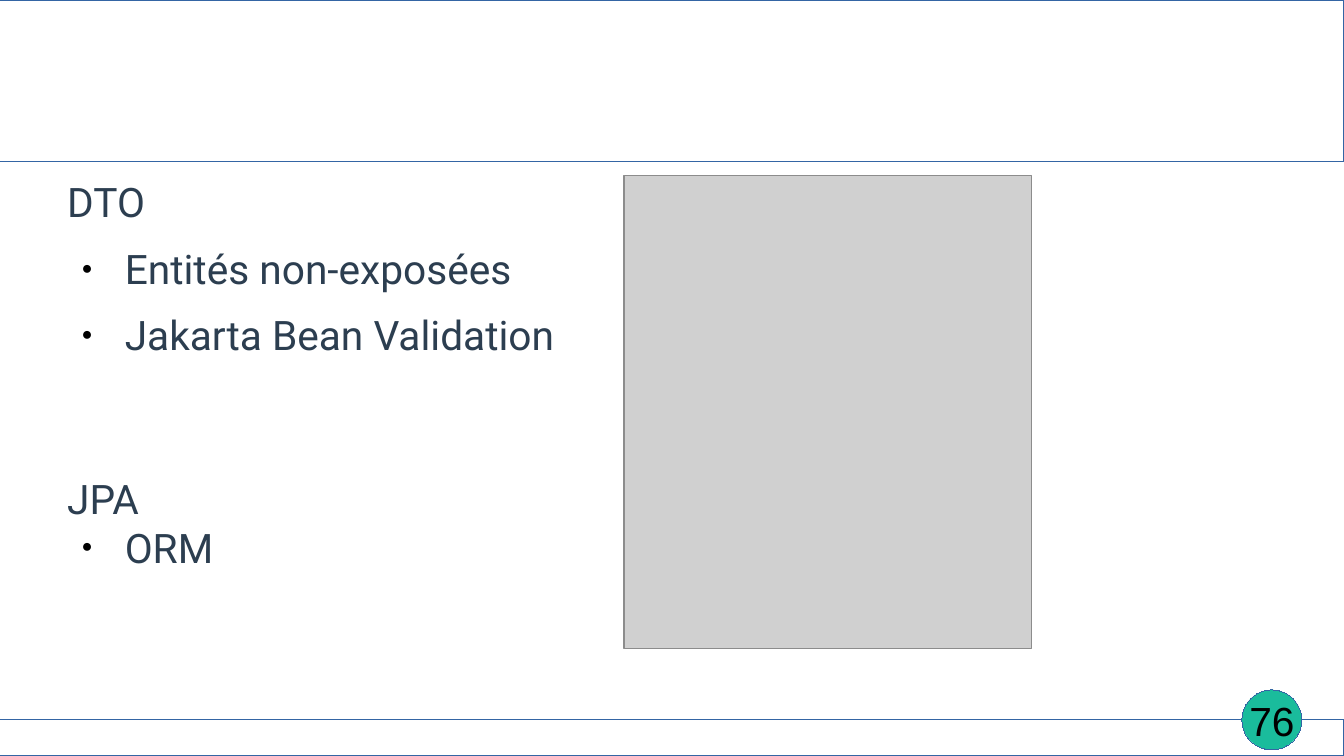
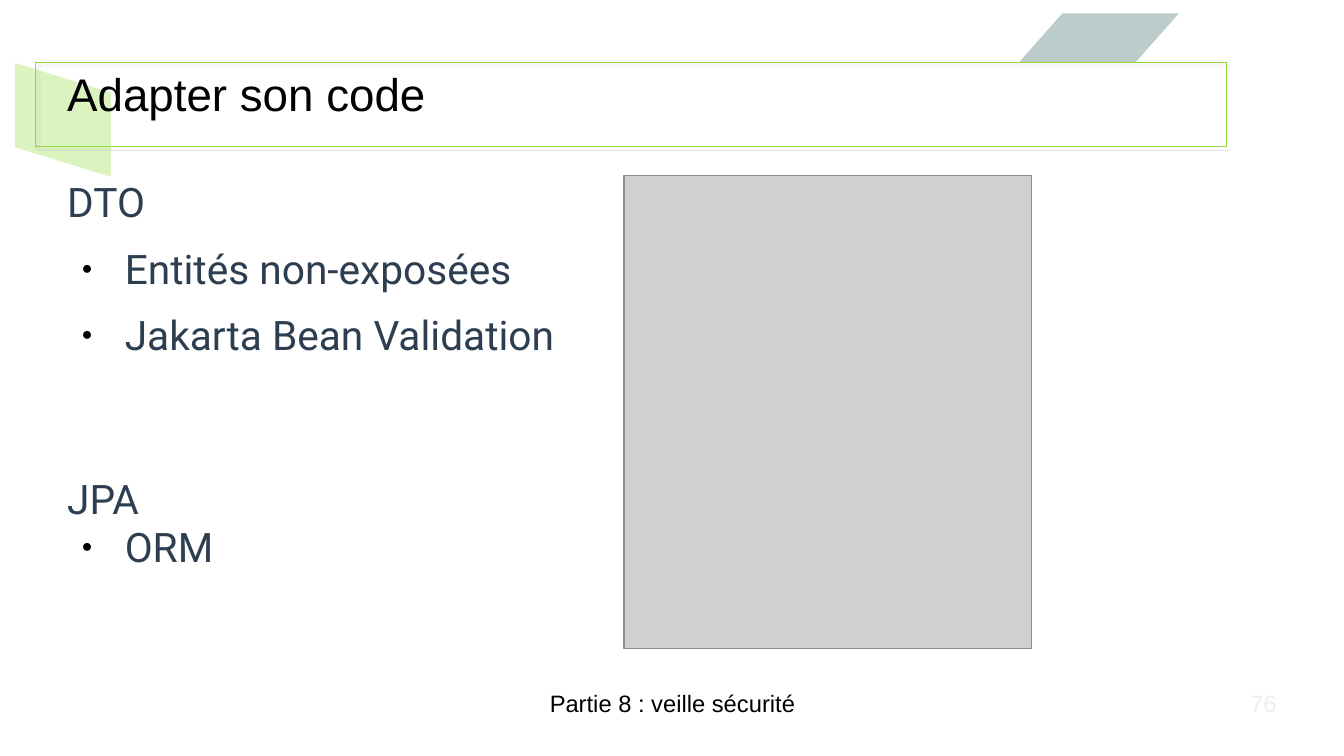
Before and after one commit to EmmaBroudic/Projet-Nooky, a slide deck: slide 76 of doc/Nooky4.odp. Drawn at 1344x756 pixels with LibreOffice and Linux fonts; fonts in the diff are those of the drawing; grey boxes stand for pictures. Boxes give left, top, right and bottom in pixels: in the first picture for what was removed or moved away, otherwise in the second. Text is boxed around its words. In the diff, an @@ line names an element or a change of style, - is before the commit and + after.

```diff
--- a/doc/Nooky4.odp
+++ b/doc/Nooky4.odp
@@ parallelogram added at (1020,13,1179,63), fill #81ACA6 at 39% opacity @@
@@ parallelogram added at (15,63,112,177), fill #B5E77D at 49% opacity @@
@@ rectangle: place and size @@
-rectangle at (0,0,1344,162)
+rectangle at (37,63,1228,148)
@@ rectangle at (37,63,1228,148): outline #3465A4 0 pt to #91D93F 0 pt; shadow on @@
@@ title added at (67,78,425,120), 27 pt, text #000000 @@
+Adapter son code
@@ text "Partie 8 : veille sécurité": place and size @@
-text "Partie 8 : veille sécurité" at (503,755,842,756)
+text "Partie 8 : veille sécurité" at (550,694,795,713)
@@ text "Partie 8 : veille sécurité" at (550,694,795,713): size 18 to 14 pt, font Karla to Arial, text colour #FFFFFF to #000000, bold off @@
@@ ellipse removed at (1243,690,1303,750) @@
@@ page number removed at (1249,707,1294,743) @@
-76
@@ rectangle removed at (0,721,1344,756) @@
```
Also in this commit, not shown: 81 other slides changed, 2 other files.
